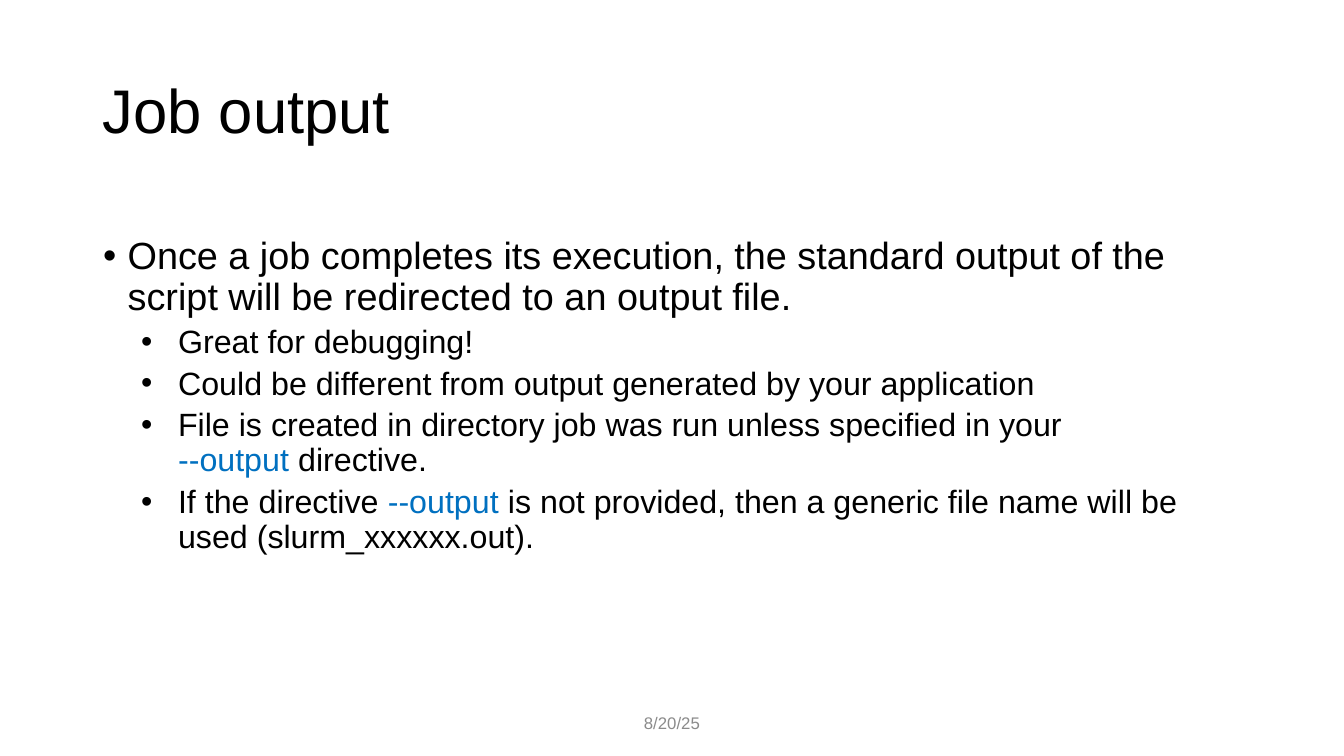
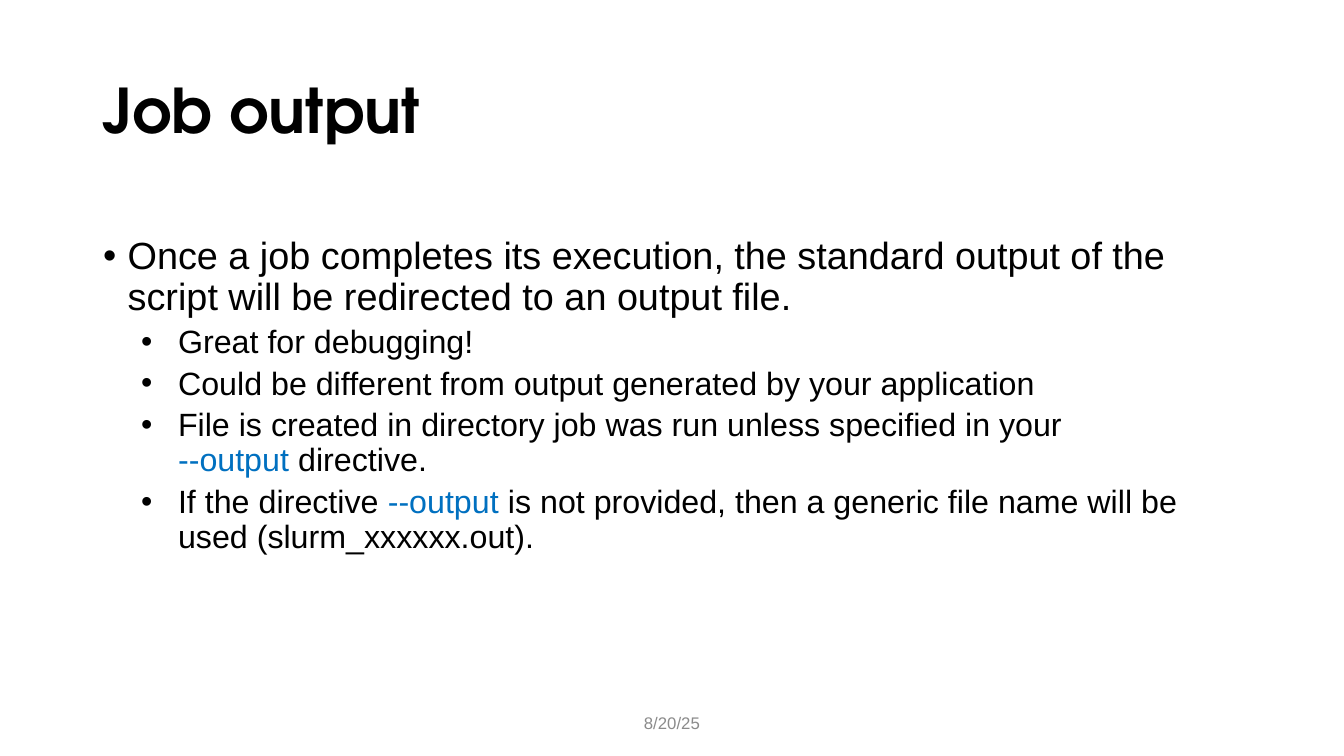
Before and after one commit to ResearchComputing/hpc_fundamentals_micro_credential, a slide deck: slide 20 of scheduling_jobs/scheduling_jobs.pptx. Drawn at 1344x756 pixels with LibreOffice and Linux fonts; fonts in the diff are those of the drawing; background and template pictures are left out. Boxes give left, top, right and bottom in pixels: in the first picture for what was removed or moved away, otherwise in the second. Text is boxed around its words. In the diff, an @@ line names an element or a change of style, - is before the commit and + after.

```diff
--- a/scheduling_jobs/scheduling_jobs.pptx
+++ b/scheduling_jobs/scheduling_jobs.pptx
@@ title "Job output" at (x1=102, y1=87, x2=420, y2=145): font Arial to TeX Gyre Adventor, bold on @@
```
Also in this commit, not shown: 22 other slides changed, 1 other file.
